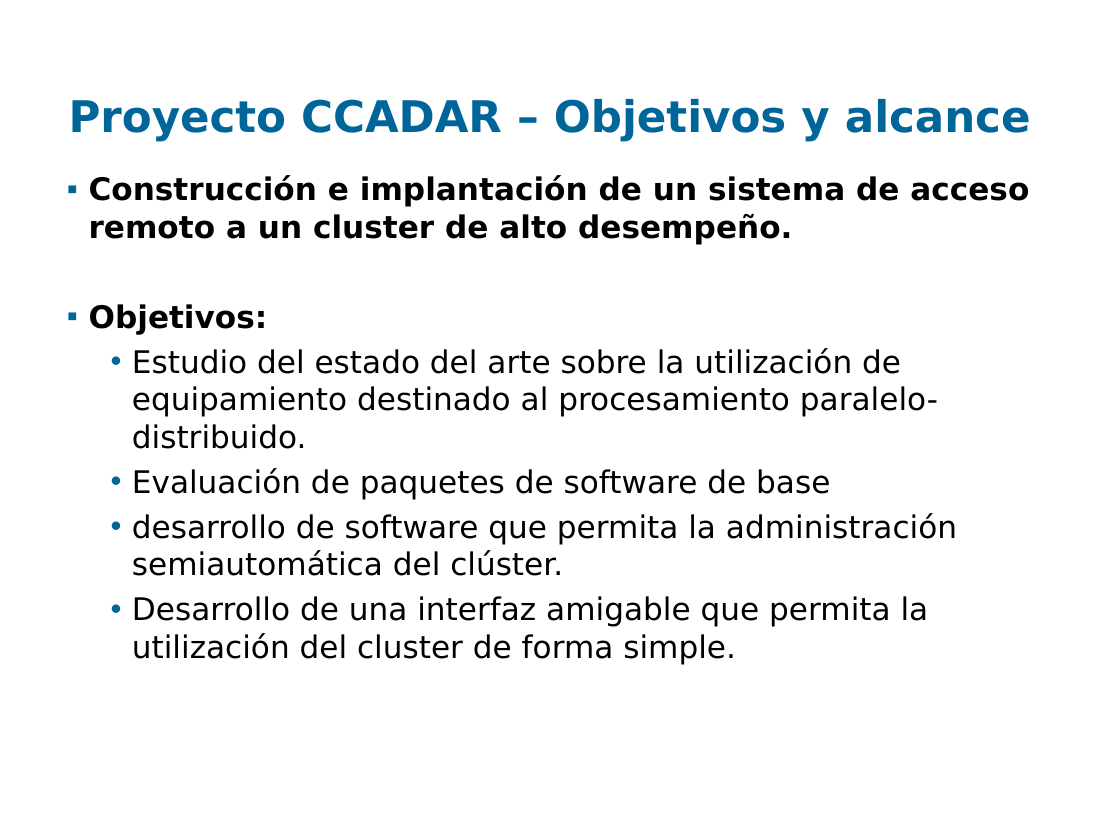
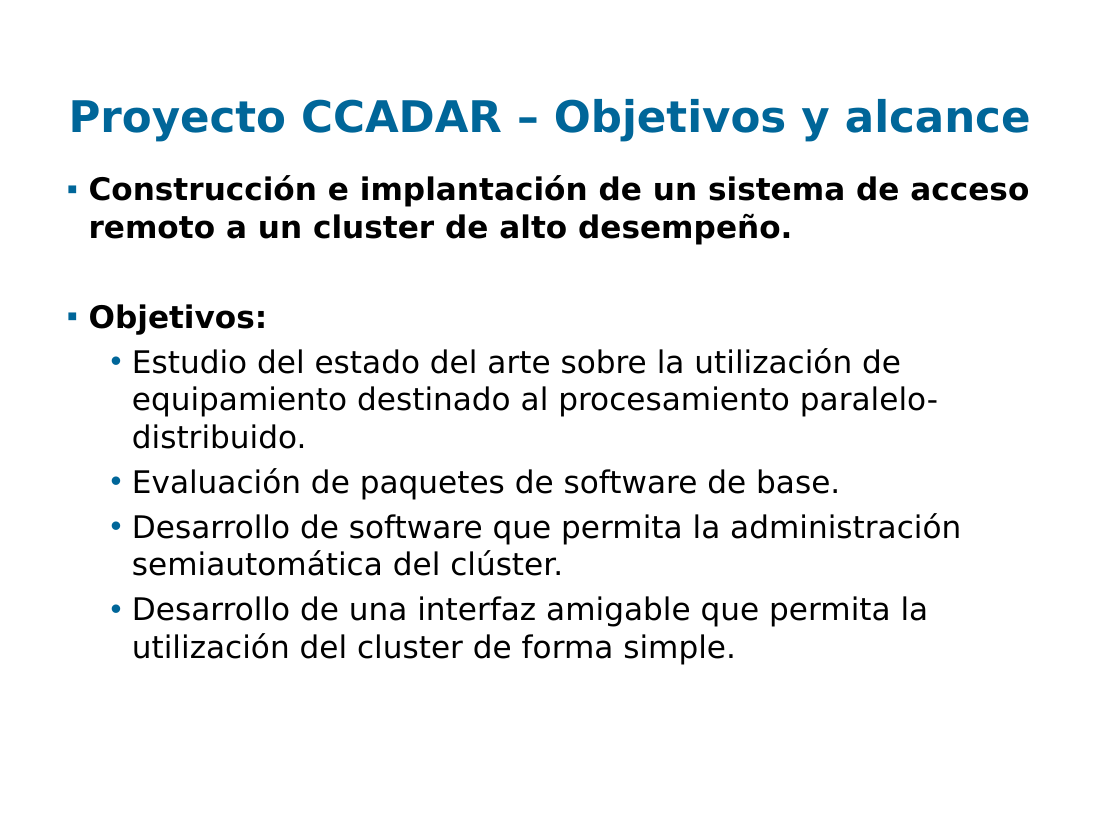
Before and after one commit to santiago-iturriaga/pgruso2007, a slide deck: slide 5 of Documentacion/Presentación Fenton - Paulo.ppt. Drawn at 1120x840 pixels with LibreOffice and Linux fonts; fonts in the diff are those of the drawing; background and template pictures are left out. Boxes give left, top, right and bottom in pixels: in the first picture for what was removed or moved away, otherwise in the second. Text is boxed around its words. In the diff, an @@ line names an element or a change of style, - is before the commit and + after.

```diff
--- a/Documentacion/Presentación Fenton - Paulo.ppt
+++ b/Documentacion/Presentación Fenton - Paulo.ppt
@@ text at (132,468,961,576): text changed @@
-  • Evaluación de paquetes de software de base
-  • desarrollo de software que permita la administración semiautomática del clúster.
+  • Evaluación de paquetes de software de base.
+  • Desarrollo de software que permita la administración semiautomática del clúster.
```
Also in this commit, not shown: 7 other slides changed, 3 slides added, 2 other files.
